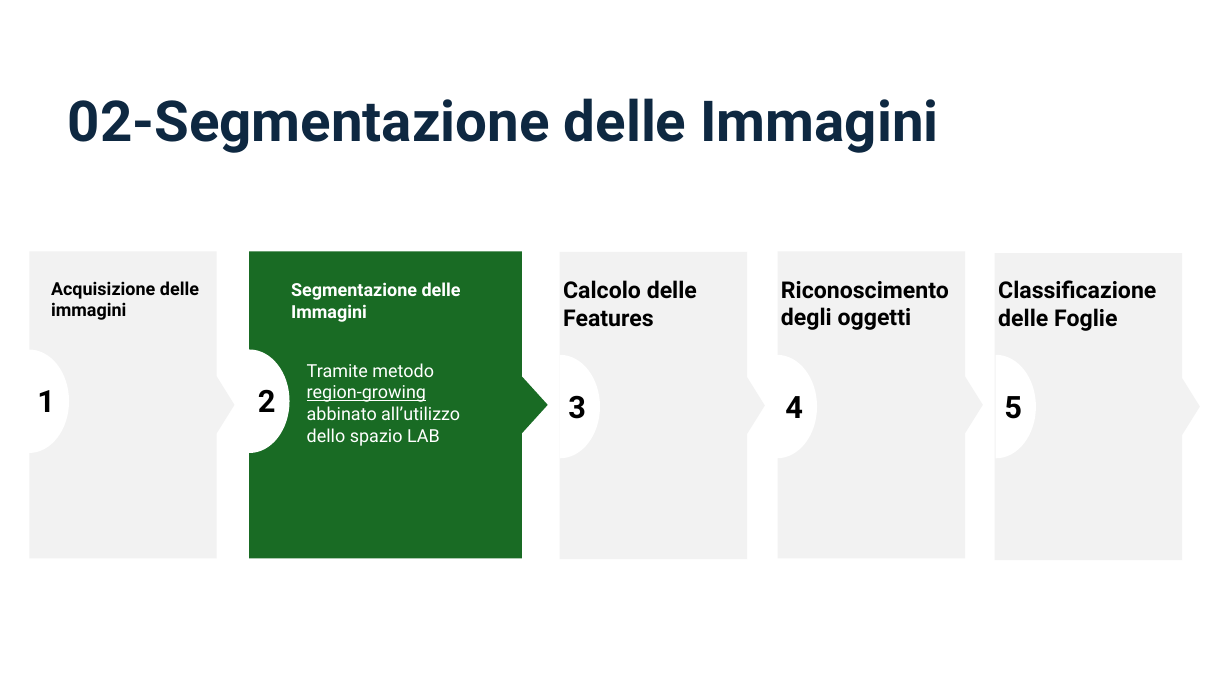
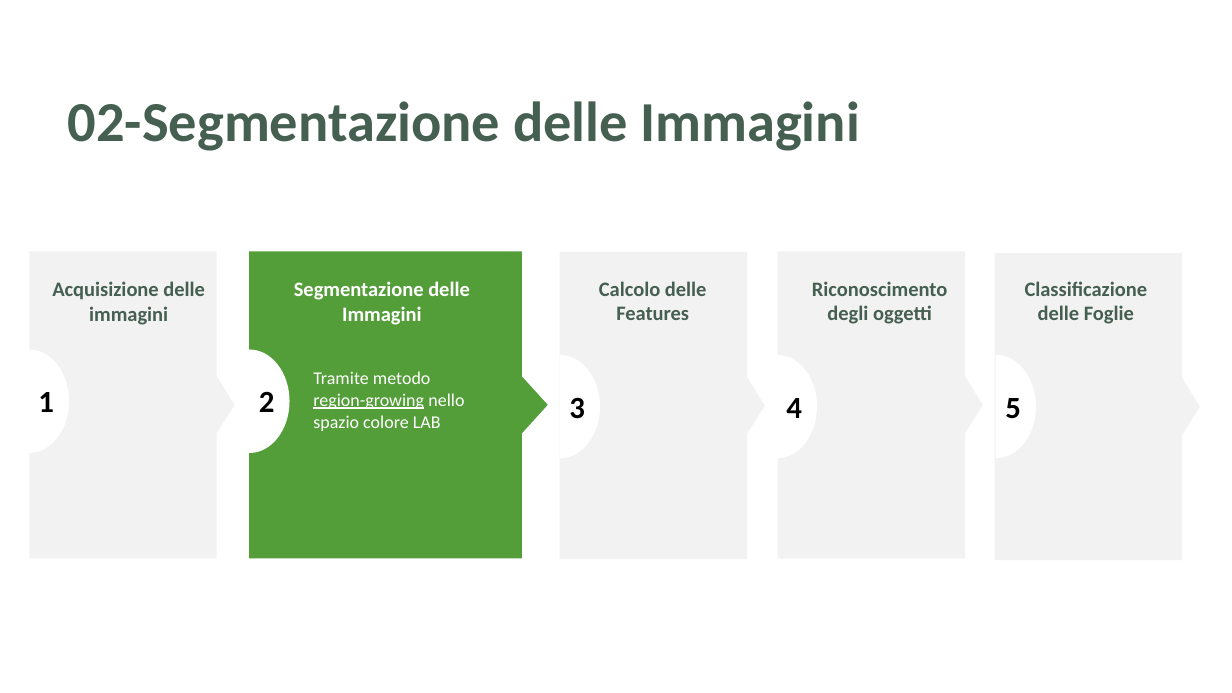
Before and after one commit to aleeteo/leaf_ID, a slide deck: slide 10 of presentazione/ProjectLeafWIP.pptx (slide 11 before the commit). Drawn at 1232x693 pixels with LibreOffice and Linux fonts; fonts in the diff are those of the drawing. Boxes give left, top, right and bottom in pixels: in the first picture for what was removed or moved away, otherwise in the second. Text is boxed around its words. In the diff, an @@ line names an element or a change of style, - is before the commit and + after.

```diff
--- a/presentazione/ProjectLeafWIP.pptx
+++ b/presentazione/ProjectLeafWIP.pptx
@@ title "02-Segmentazione delle Immagini" at (68,101,860,151): font Roboto to Calibri, text colour #0E2841 to #455F51 @@
@@ freeform shape at (250,251,548,558): fill #196B24 to #549E39 @@
@@ text "Acquisizione delle immagini" at (52,281,205,325): size 14 to 16 pt, font Roboto to Calibri, text colour #000000 to #455F51; alignment left to centre @@
@@ text "Segmentazione delle Immagini" at (294,281,470,325): size 14 to 16 pt, font Roboto to Calibri; alignment left to centre @@
@@ size 18 to 16 pt, font Roboto to Calibri, text colour #000000 to #455F51; alignment left to centre in 3 elements at (812,281,947,324), (1025,281,1148,324), (599,281,707,320) @@
@@ text "Calcolo delle Features": place and size @@
-text "Calcolo delle Features" at (563,280,697,327)
+text "Calcolo delle Features" at (599,281,707,320)
@@ text "Riconoscimento degli oggetti": place and size @@
-text "Riconoscimento degli oggetti" at (781,281,949,330)
+text "Riconoscimento degli oggetti" at (812,281,947,324)
@@ font Roboto to Calibri in 7 elements at (30,352,70,456), (20,352,61,456), (250,349,290,453), (560,355,601,458), (777,355,818,458), (995,355,1036,458), (29,349,69,453) @@
@@ text at (313,371,464,431): text changed; font Roboto to Calibri @@
-Tramite metodo region-growing abbinato all’utilizzo dello spazio LAB
+Tramite metodo region-growing nello spazio colore LAB
```
Also in this commit, not shown: 28 other slides changed, 10 slides added, 4 slides removed.
